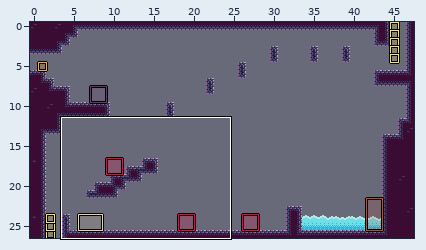
Two states of a LDtk project, docs/map/map-main.ldtk. The first picture is a wide view before the edit; the outline marks the close-up.
Close-up. The starting point:
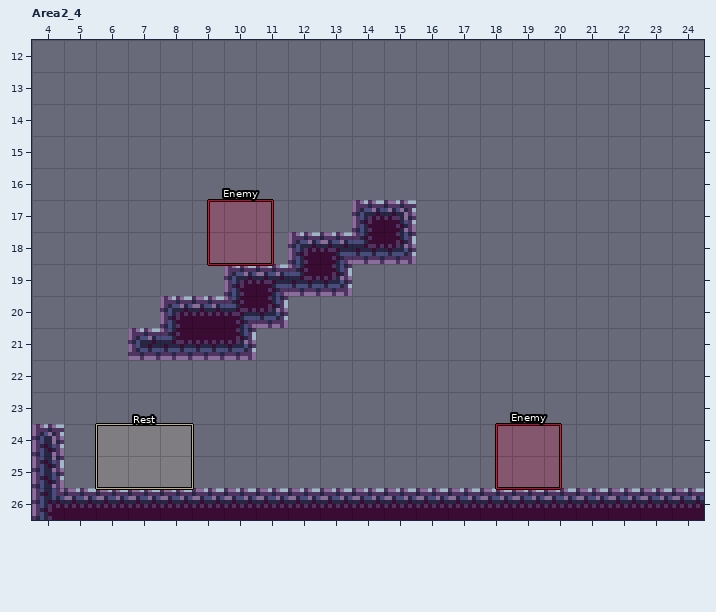
Cells are 8x8 px. Shown: Area2_4 x 4..24, y 12..26. The commit also changed other parts of the map, which this record leaves out.
And afterwards:
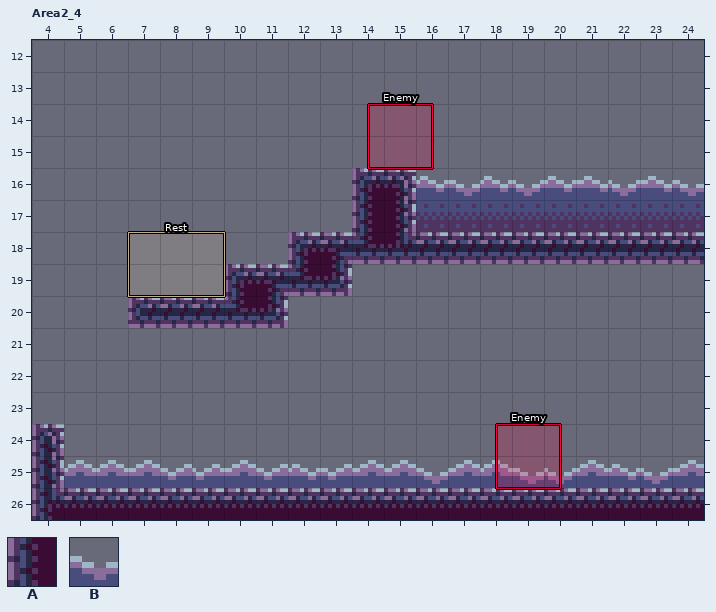
Key: from "Collisions": A 1 "ground", B 3 "toxic_poor".
_ is an empty cell.
Objects are placed by their top-left corner, in cells (3,4 is the top-left corner of cell 3,4); size is 1x1 cell unless given.
Changes in this commit:
{"where": "layer \"Collisions\""}
{"y":16,"x":14,"old":"___________","new":"AABBBBBBBBB"}
{"y":17,"x":16,"old":"_________","new":"BBBBBBBBB"}
{"y":18,"x":16,"old":"_________","new":"AAAAAAAAA"}
{"y":20,"x":7,"old":"_","new":"A"}
{"y":21,"x":7,"old":"AAAA","new":"____"}
{"y":25,"x":5,"old":"____________________","new":"BBBBBBBBBBBBBBBBBBBB"}
{"where": "layer \"Entities\""}
{"was": "\"Enemy\" rectangle at 9.5,17 size 2x2", "now": "\"Enemy\" rectangle at 14.5,14 size 2x2"}
{"was": "\"Rest\" rectangle at 6,24 size 3x2", "now": "\"Rest\" rectangle at 7,18 size 3x2"}
